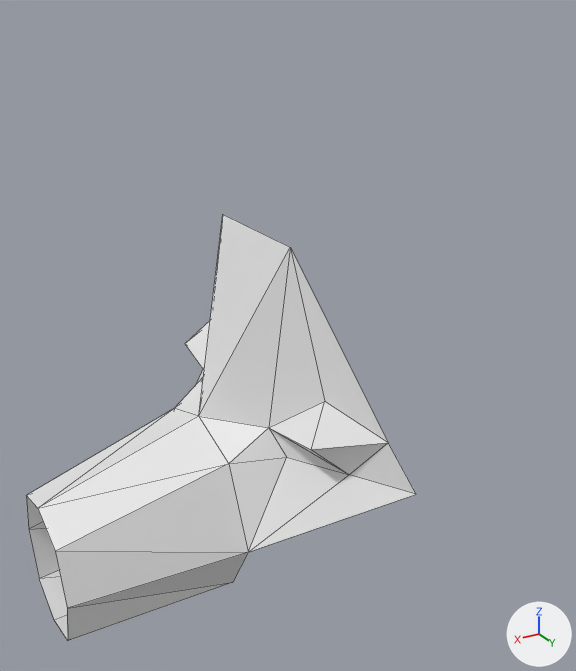
An edit to the Blender file 3d/dog/little-blocks.blend, drawn before and after from the same camera.
Both versions are drawn from a 50 mm lens placed at (6.72, 3.91, 6.45), pointed at (4.46, 0.15, 4.57). Every picture has the same lights, and +X, +Y and +Z are marked at lower right. Mesh edges are drawn as thin lines.

In view in the first picture: 'Плоскость'.
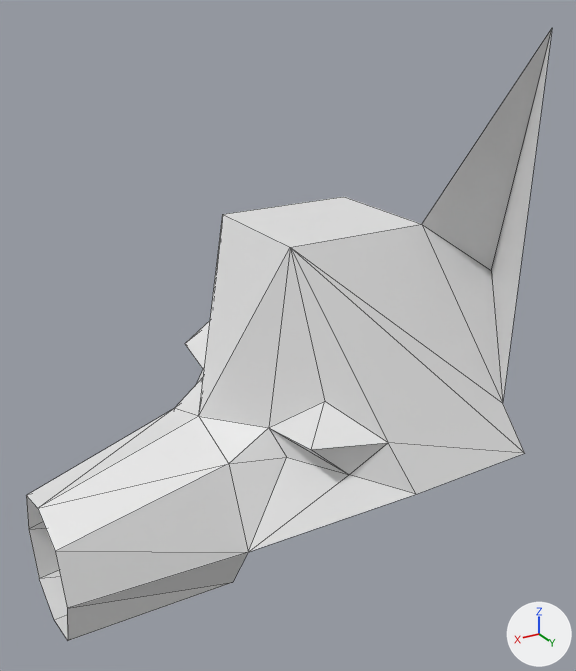
What differs and where, as boxes (x1, y1, x2, y2) in the pictures (576 x 671 px):
'Плоскость', reshaped (35% wider, 44% taller): before (26, 214, 416, 640); after (26, 28, 552, 640)
part 1 of me_плоскость, added: after (223, 28, 552, 494)

The change, as a list of edits to the scene's bpy script:
```text
Change me_плоскость:
    used by ob_плоскость; location = (0.0, 0.0, 0.0)
    remove me_плоскость.from_pydata(...)  # 32 vertices, 45 faces; spans x 4.3..6.0, y -1.2..1.2, z 3.0..5.2
    add me_плоскость.from_pydata(...)  # 40 vertices, 54 faces; spans x 3.3..6.0, y -1.2..1.2, z 3.0..6.3
    me_плоскость part 1
    8 vertices are added at x 3.3..4.37, y -0.4..1.2, z 4.0..6.3
    9 new faces join them
```
